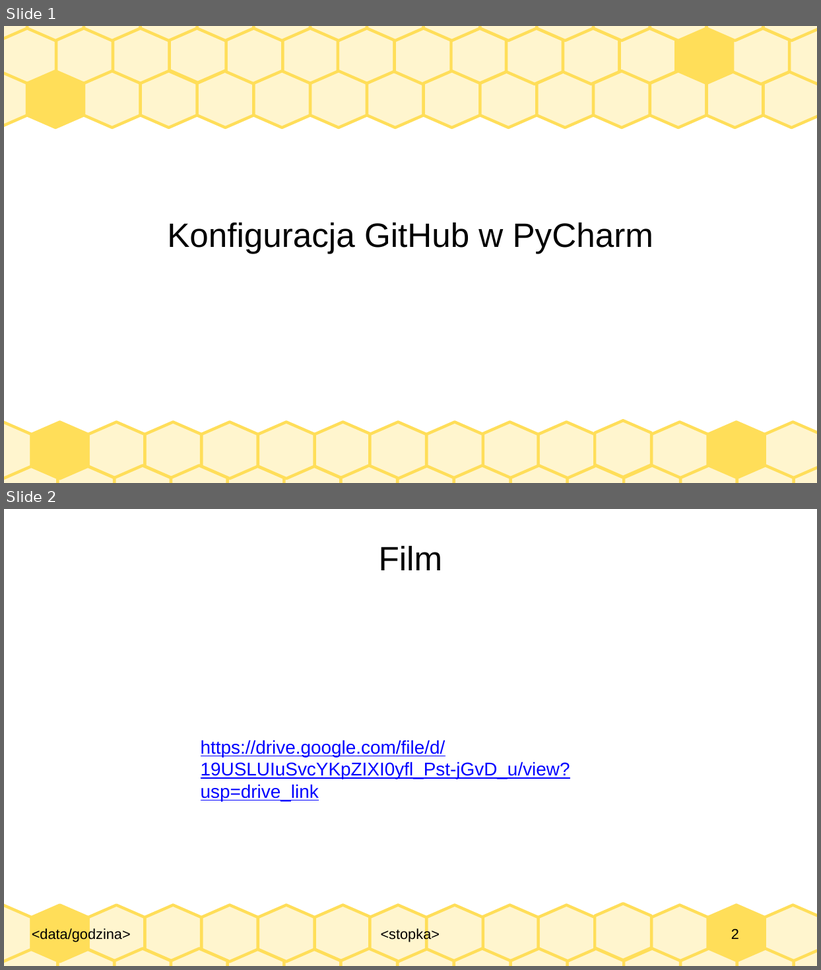
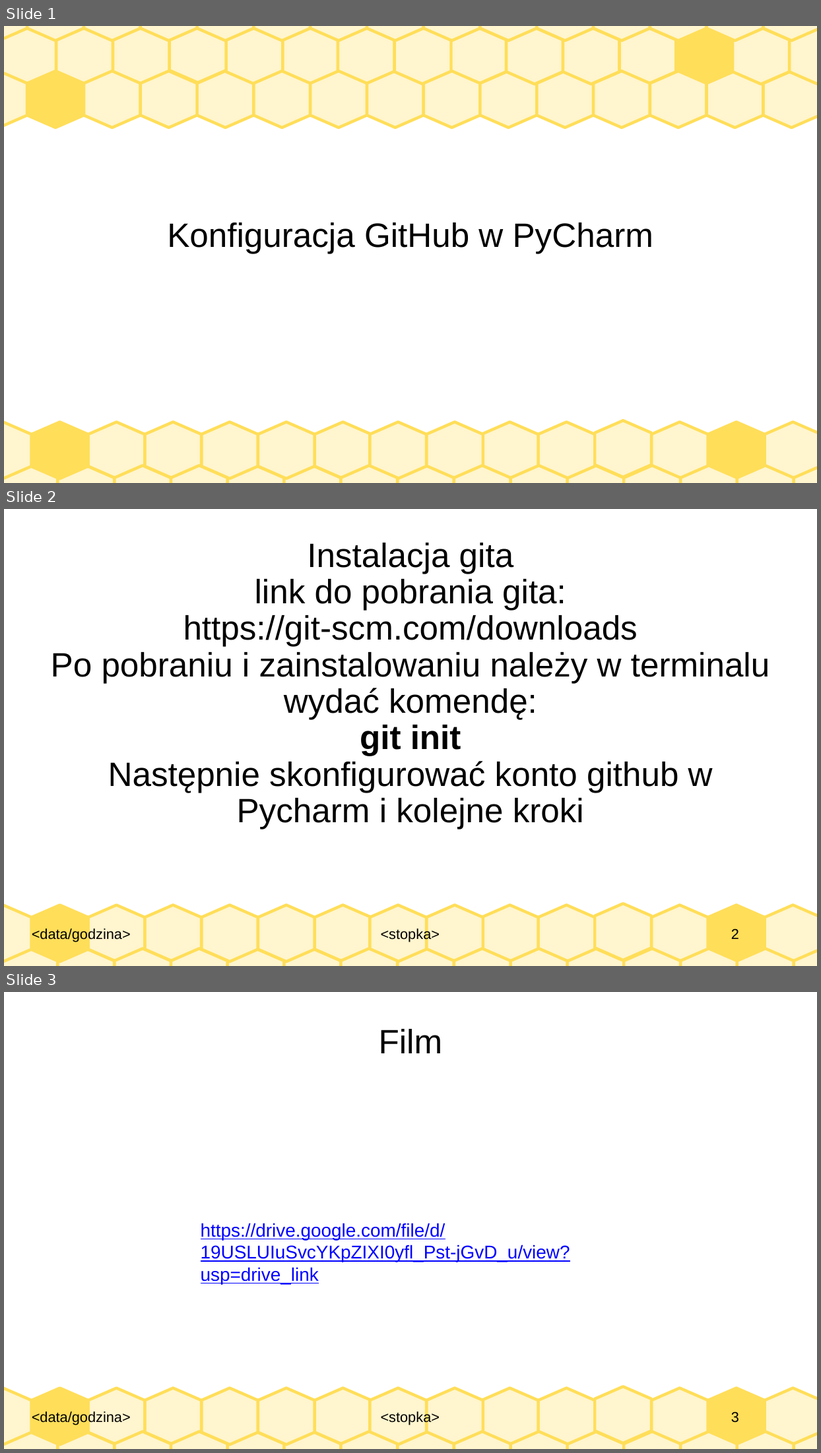
Before and after one commit to rajkonkret/warsztat-27-11-sred, a slide deck: pycharm-github.pptx. Shown one above the other, each under a label of ours: slides 1 and 2 before the commit, slides 1, 2 and 3 after it. The pictures are 821x970 and 821x1453 pixels, drawn with LibreOffice and Linux fonts; fonts in the diff are those of the drawing. Boxes give left, top, right and bottom in pixels: in the first picture for what was removed or moved away, otherwise in the second. Text is boxed around its words. In the diff, an @@ line names an element or a change of style, - is before the commit and + after.

Commit message:
update file github pycharm

```diff
--- a/pycharm-github.pptx
+++ b/pycharm-github.pptx
@@ slide 2 added at box(4, 509, 817, 966), background #FFFFFF; not listed: 33 template elements that a slide beside it also shows @@
@@ title added at box(51, 543, 770, 829), 33 pt, text #000000 @@
+Instalacja gita
+link do pobrania gita:
+https://git-scm.com/downloads
+Po pobraniu i zainstalowaniu należy w terminalu wydać komendę:
+git init
+Następnie skonfigurować konto github w Pycharm i kolejne kroki
@@ what was slide 2 is now slide 3 @@
@@ page number at box(731, 1412, 739, 1423): text changed @@
-2
+3
```
Also in this commit, not shown: 1 slide changed.
